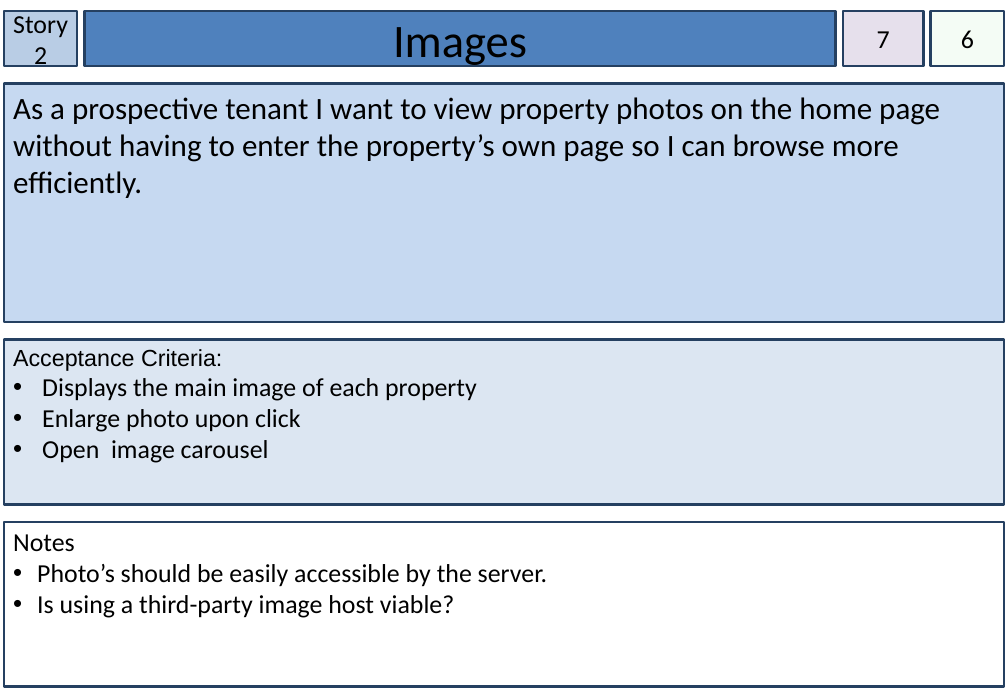
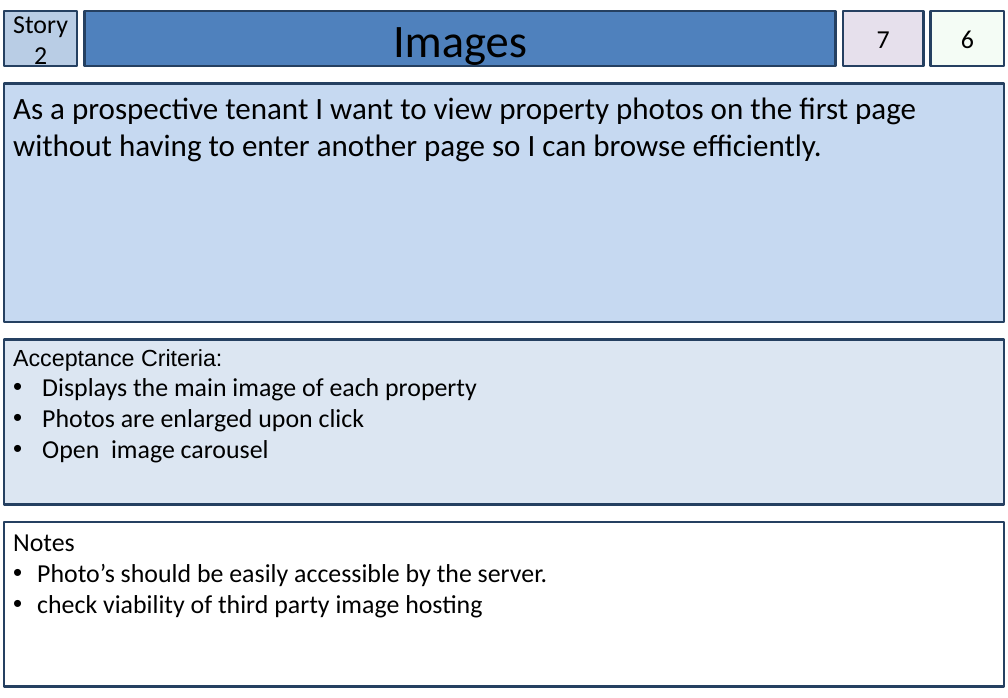
Before and after one commit to cshor24/IFB299-Group-26---Property-Management, a slide deck: slide 4 of Story Cards version a million.pptx. Drawn at 1008x698 pixels with LibreOffice and Linux fonts; fonts in the diff are those of the drawing. Boxes give left, top, right and bottom in pixels: in the first picture for what was removed or moved away, otherwise in the second. Text is boxed around its words. In the diff, an @@ line names an element or a change of style, - is before the commit and + after.

```diff
--- a/Story Cards version a million.pptx
+++ b/Story Cards version a million.pptx
@@ text in rectangle at (13, 97, 916, 162): text changed @@
-As a prospective tenant I want to view property photos on the home page without having to enter the property’s own page so I can browse more efficiently.
+As a prospective tenant I want to view property photos on the first page without having to enter another page so I can browse efficiently.
@@ text in rectangle at (42, 409, 364, 432): text changed @@
-• Enlarge photo upon click
+• Photos are enlarged upon click
@@ text in rectangle at (37, 595, 482, 618): text changed @@
-• Is using a third-party image host viable?
+• check viability of third party image hosting
```
Also in this commit, not shown: 14 other slides changed.
